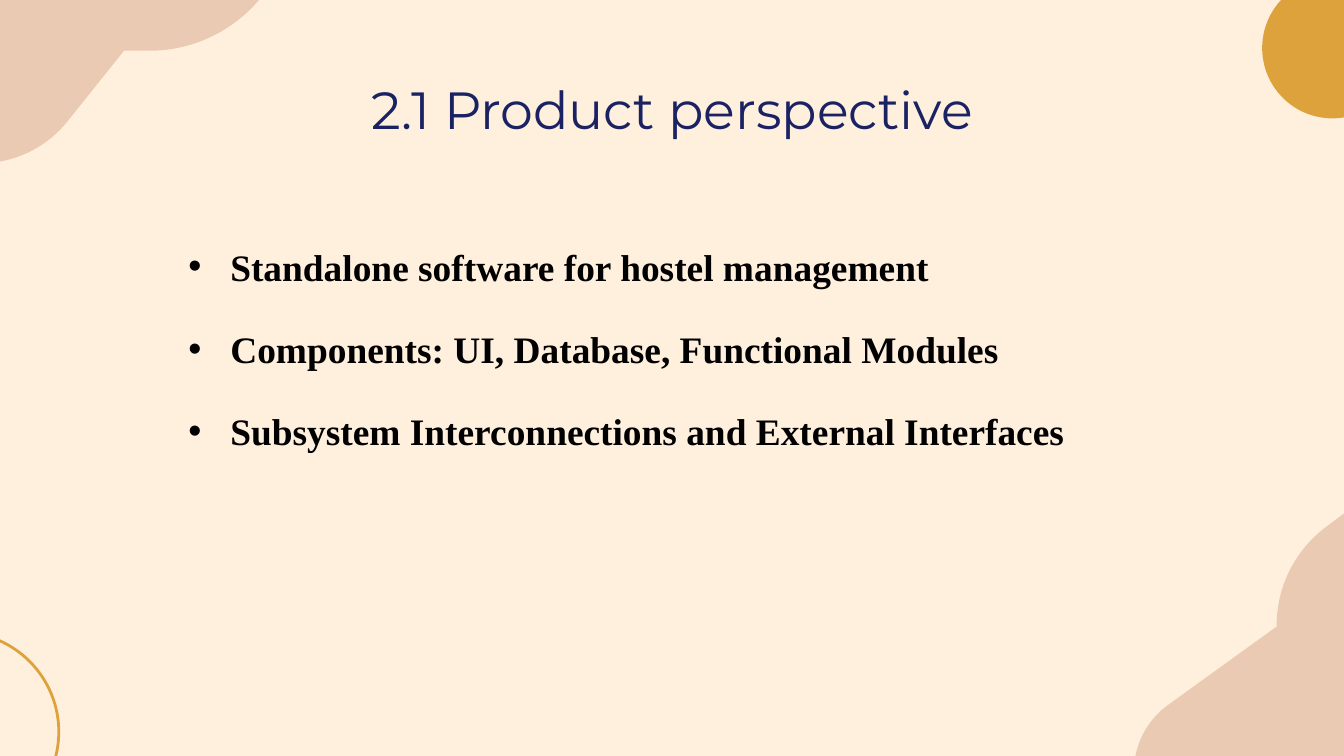
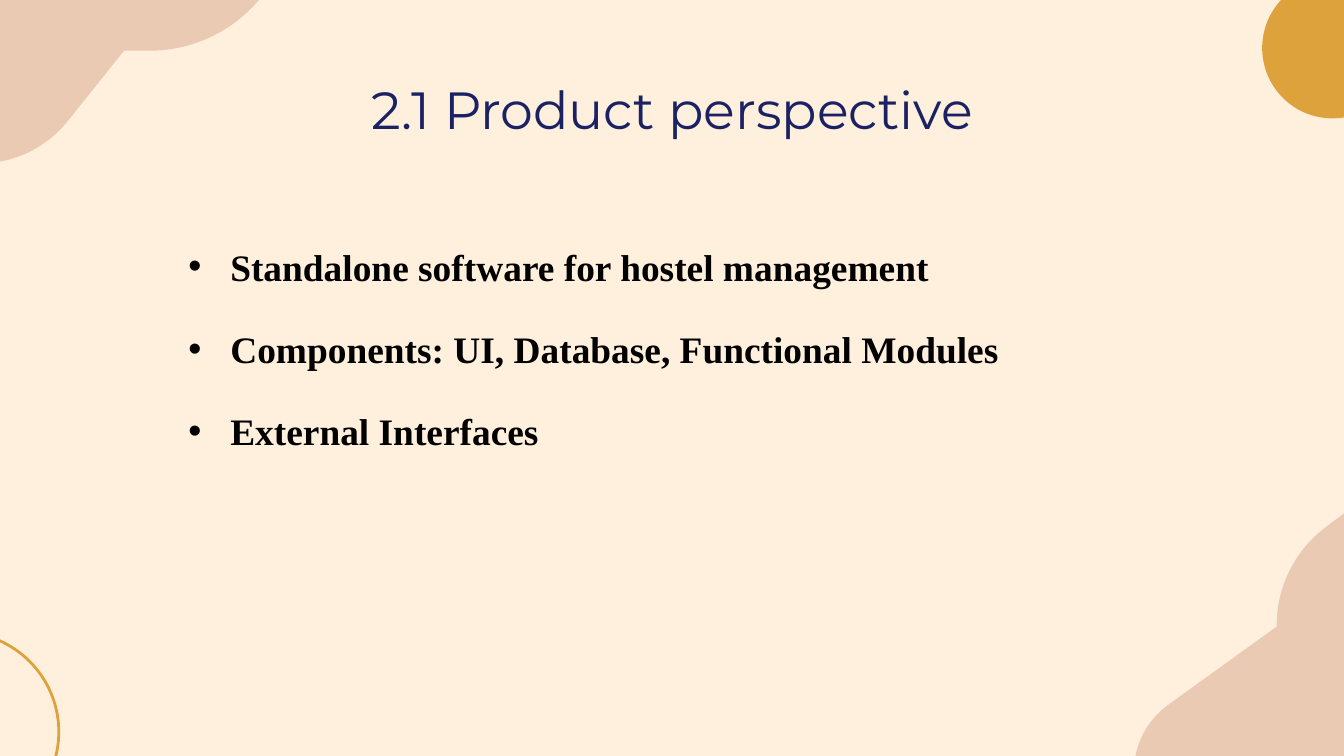
Before and after one commit to laibabintatahir/SRS-HMS, a slide deck: slide 7 of SRS_Presentation.pptx. Drawn at 1344x756 pixels with LibreOffice and Linux fonts; fonts in the diff are those of the drawing. Boxes give left, top, right and bottom in pixels: in the first picture for what was removed or moved away, otherwise in the second. Text is boxed around its words. In the diff, an @@ line names an element or a change of style, - is before the commit and + after.

```diff
--- a/SRS_Presentation.pptx
+++ b/SRS_Presentation.pptx
@@ text at bbox=[230, 418, 539, 446]: text changed @@
-• Subsystem Interconnections and External Interfaces
+• External Interfaces
```
